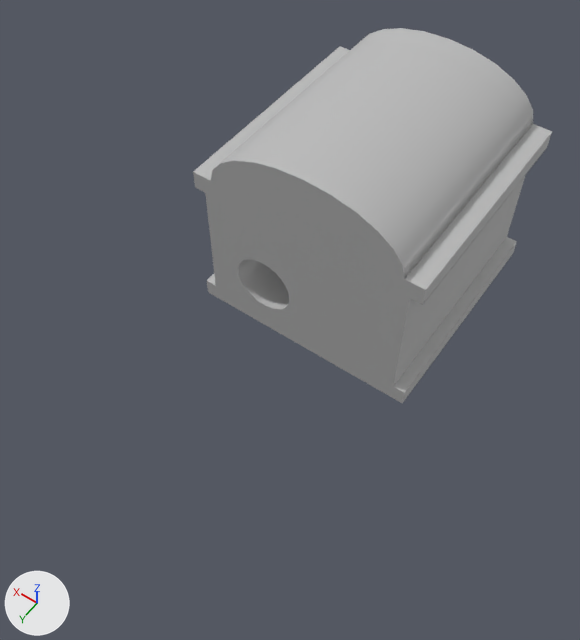
The FBX model MyProject/Content/Assets/hut.fbx, before and after one commit.
The view is the same before and after, from a camera (50 mm lens) standing at (-0.146, 0.279, 0.354) and looking at (-0.006, 0.083, 0.046). Lighting does not change. The marker at lower left points along +X, +Y and +Z. Vertices at the same position are counted once.
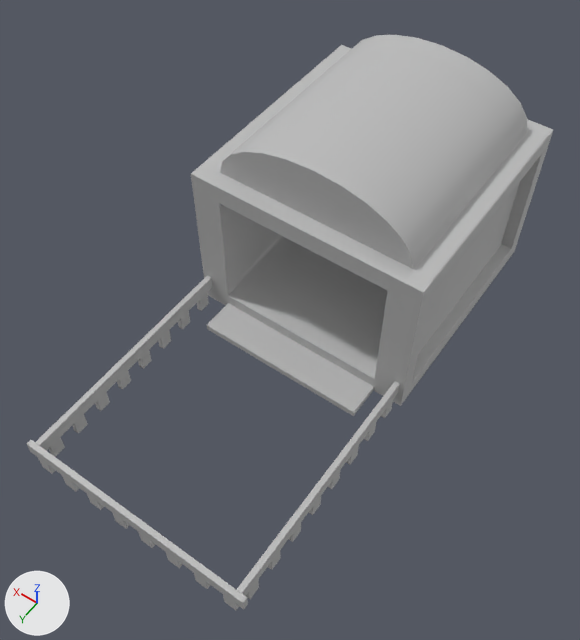
Diff of the bpy script that builds the scene:
```diff
--- a/MyProject/Content/Assets/hut.fbx.py
+++ b/MyProject/Content/Assets/hut.fbx.py
@@ me_mesh @@
 # used by ob_polysurface1; location = (0.0, 0.0, 0.06); rotation_euler = (1.571, 0.0, 0.0), in degrees (90, 0, 0); scale = (0.01, 0.01, 0.0646)
-me_mesh.from_pydata(...)  # 723 vertices, 1598 faces; spans x -6.44..6.44, y -5.98..5.98, z -1.0..1.0
+me_mesh.from_pydata(...)  # 3484 vertices, 6952 faces; spans x -6.45..6.45, y 0.02..11.98, z -19.79..6.63
+# me_mesh part 1: a new loose piece, a box spanning x -4.8..4.8, y 0.02..0.39, z -8.56..-6.6, in mat_lambert1 (grey #bcbcbc)
+# me_mesh part 2: a new loose piece of 900 vertices spanning x -6.45..6.45, y 0.03..1.83, z -19.79..-19.5, in mat_lambert1 (grey #bcbcbc)
+# me_mesh part 3: a new loose piece of 900 vertices spanning x 5.88..6.17, y 0.03..1.83, z -19.52..-6.62, in mat_lambert1 (grey #bcbcbc)
+# me_mesh part 4: a new loose piece of 900 vertices spanning x -6.17..-5.88, y 0.03..1.83, z -19.52..-6.62, in mat_lambert1 (grey #bcbcbc)
+# me_mesh part 5: a new loose piece of 630 vertices spanning x -6.44..6.44, y 0.02..11.98, z -6.64..6.63, in mat_lambert1 (grey #bcbcbc)
+# me_mesh part 6: the loose piece of 525 vertices spanning x -5.79..5.79, y -4.95..2.07, z -1.0..1.0 is deleted
+# me_mesh part 7: the loose piece of 72 vertices spanning x -6.44..6.44, y -5.98..-4.95, z -1.0..1.0 is deleted
 me_mesh.materials.append(mat_lambert1)
@@ ob_polysurface1 @@
 ob_polysurface1 = bpy.data.objects.new('polySurface1', me_mesh)
-ob_polysurface1.location = (0.0, 0.0, 0.06)
+ob_polysurface1.location = (0.0, 0.0, 0.0)
 ob_polysurface1.rotation_euler = (1.571, 0.0, 0.0)  # degrees (90, 0, 0)
-ob_polysurface1.scale = (0.01, 0.01, 0.0646)
+ob_polysurface1.scale = (0.01, 0.01, 0.01)
```

Boxes (x1, y1, x2, y2) around the edits, measured in the pictures (580 x 640 px):
'polySurface1', reshaped, moved, rescaled (47% wider, 53% taller)
    before: (193, 28, 552, 403)
    after: (26, 35, 553, 611)
part 1 of me_mesh, added
    after: (207, 303, 374, 416)
part 2 of me_mesh, added
    after: (26, 440, 248, 611)
part 3 of me_mesh, added
    after: (35, 276, 212, 457)
part 4 of me_mesh, added
    after: (236, 381, 400, 599)
part 5 of me_mesh, added
    after: (191, 35, 553, 406)
part 6 of me_mesh, deleted
    before: (205, 176, 525, 386)
part 7 of me_mesh, deleted
    before: (207, 237, 517, 403)
